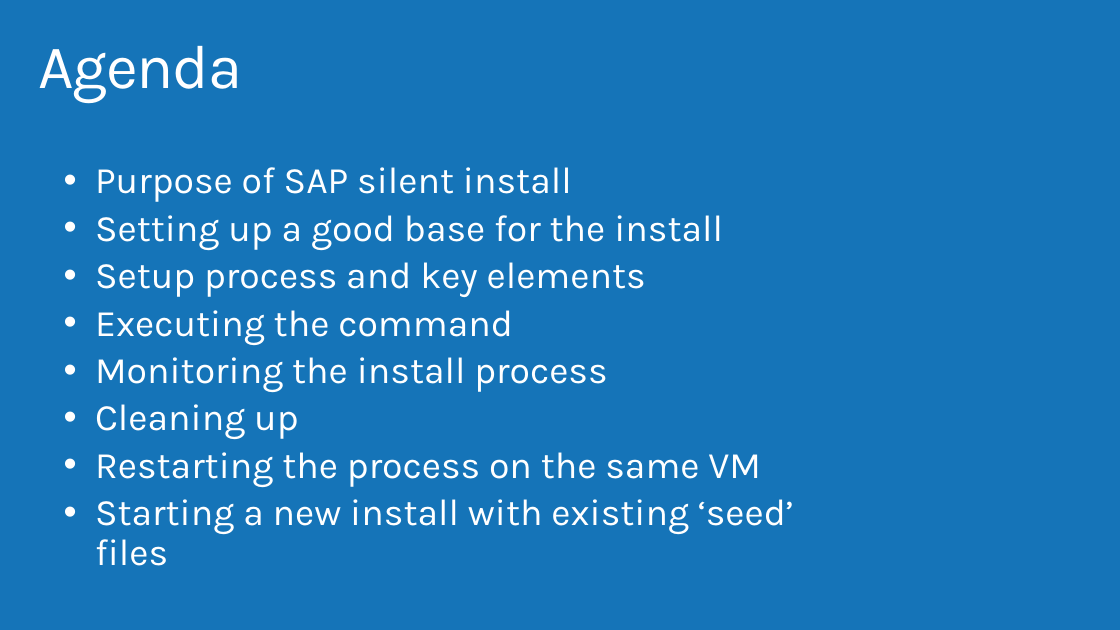
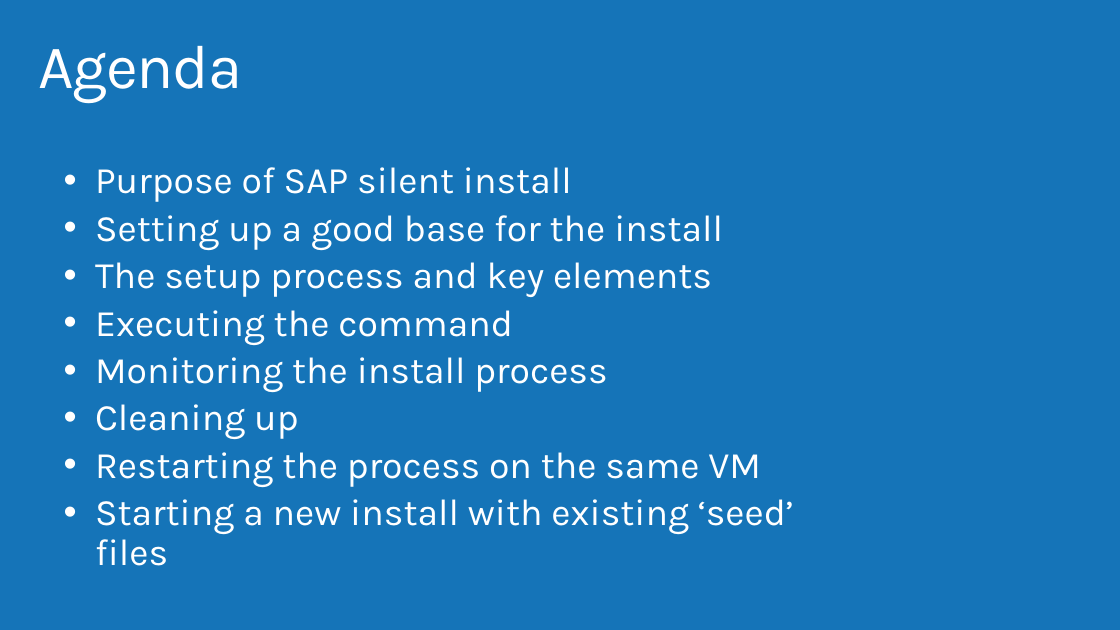
Before and after one commit to AzureCAT-GSI/SAP-on-Azure, a slide deck: slide 2 of SAP-on-Azure-Workshop-multi-day-/Presentations/SAPSilentInstall.pptx. Drawn at 1120x630 pixels with LibreOffice and Linux fonts; fonts in the diff are those of the drawing; background and template pictures are left out. Boxes give left, top, right and bottom in pixels: in the first picture for what was removed or moved away, otherwise in the second. Text is boxed around its words. In the diff, an @@ line names an element or a change of style, - is before the commit and + after.

```diff
--- a/SAP-on-Azure-Workshop-multi-day-/Presentations/SAPSilentInstall.pptx
+++ b/SAP-on-Azure-Workshop-multi-day-/Presentations/SAPSilentInstall.pptx
@@ text at box(95, 262, 712, 297): text changed @@
-• Setup process and key elements
+• The setup process and key elements
```
Also in this commit, not shown: 2 other slides changed, 2 other files.
